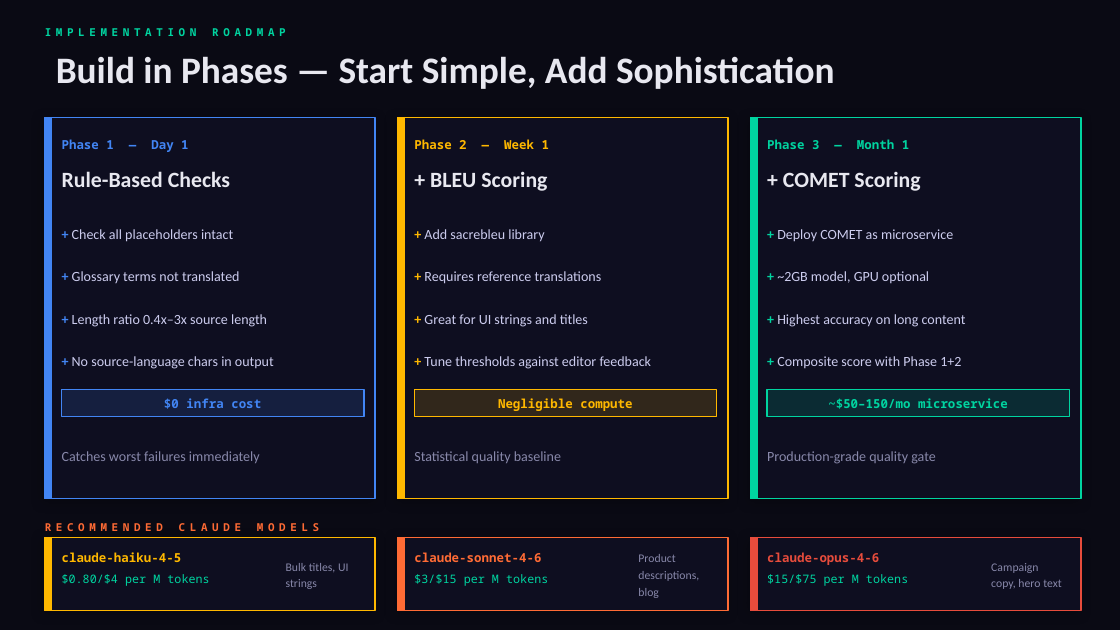
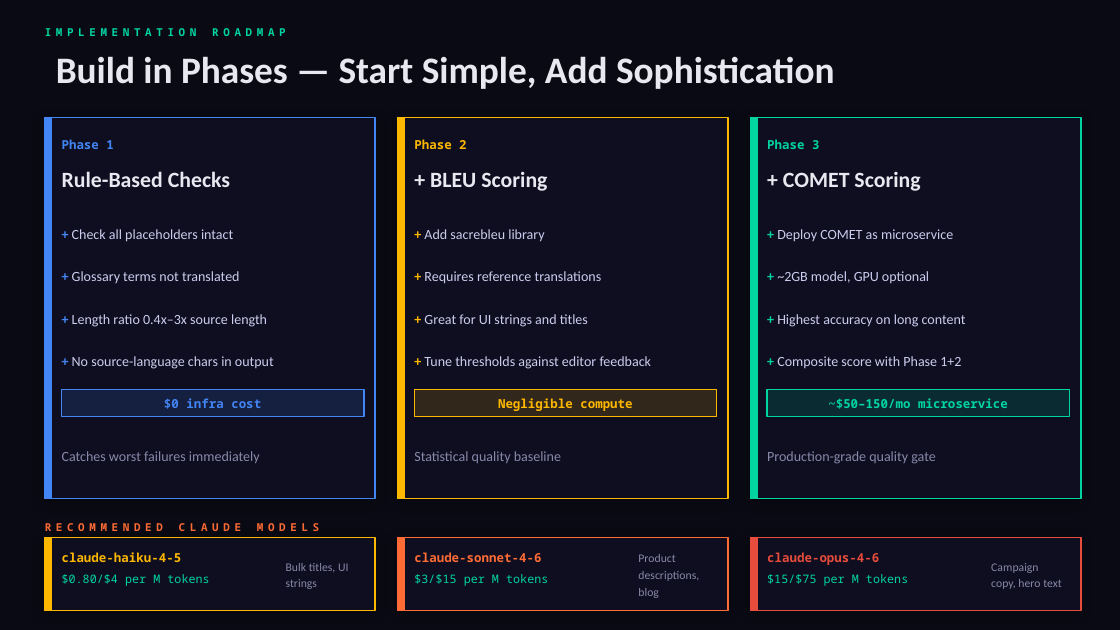
Before and after one commit to angararaghav/cmsjsxreact, a slide deck: slide 9 of CMS-AI-Translation-Strategy.pptx. Drawn at 1120x630 pixels with LibreOffice and Linux fonts; fonts in the diff are those of the drawing. Boxes give left, top, right and bottom in pixels: in the first picture for what was removed or moved away, otherwise in the second. Text is boxed around its words. In the diff, an @@ line names an element or a change of style, - is before the commit and + after.

```diff
--- a/CMS-AI-Translation-Strategy.pptx
+++ b/CMS-AI-Translation-Strategy.pptx
@@ text at <box>62,139,113,149</box>: text changed @@
-Phase 1 — Day 1
+Phase 1
@@ text at <box>414,139,466,149</box>: text changed @@
-Phase 2 — Week 1
+Phase 2
@@ text at <box>767,139,819,149</box>: text changed @@
-Phase 3 — Month 1
+Phase 3
```
Also in this commit, not shown: 6 other slides changed, 3 other files.
